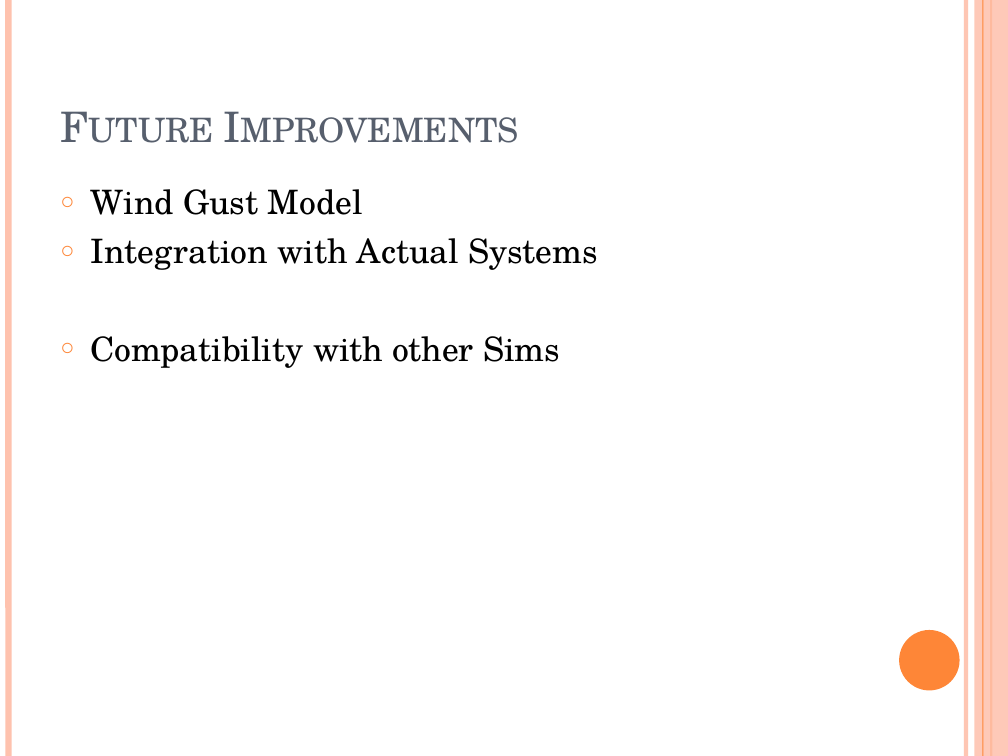
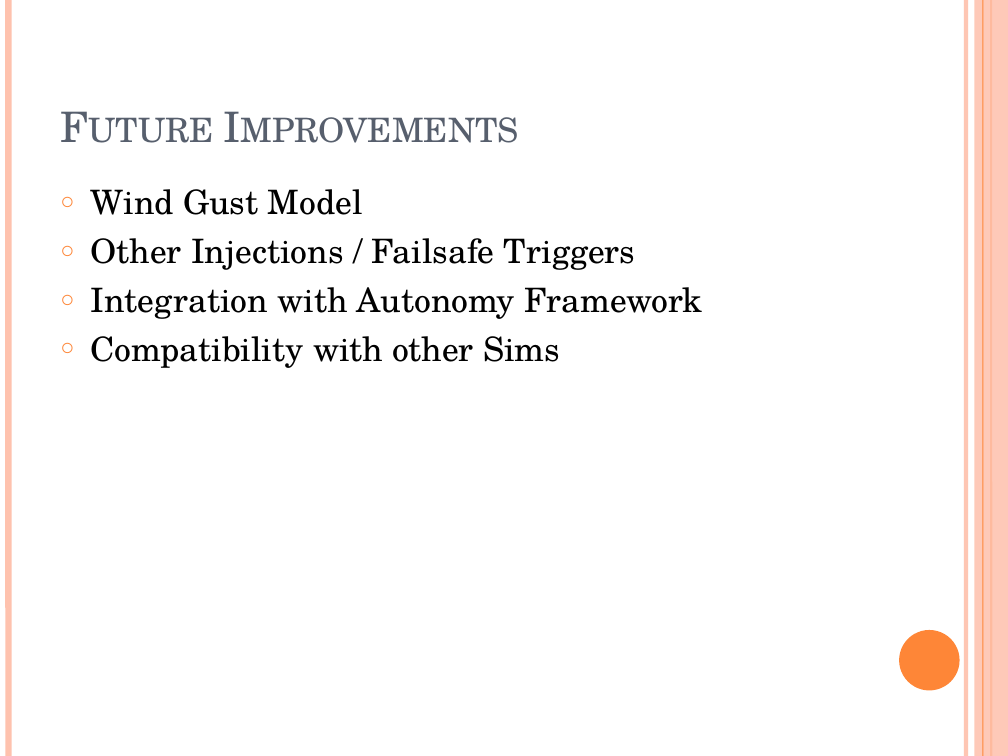
Before and after one commit to car-keys/Fault-Injector, a slide deck: slide 4 of FaultInjectorPresentation.pptx (slide 5 before the commit). Drawn at 1008x756 pixels with LibreOffice and Linux fonts; fonts in the diff are those of the drawing. Boxes give left, top, right and bottom in pixels: in the first picture for what was removed or moved away, otherwise in the second. Text is boxed around its words. In the diff, an @@ line names an element or a change of style, - is before the commit and + after.

```diff
--- a/FaultInjectorPresentation.pptx
+++ b/FaultInjectorPresentation.pptx
@@ text at <box>91,238,702,319</box>: text changed @@
-○ Integration with Actual Systems
+○ Other Injections / Failsafe Triggers
+○ Integration with Autonomy Framework
```
Also in this commit, not shown: 2 other slides changed, 1 slide removed, 3 other files.
